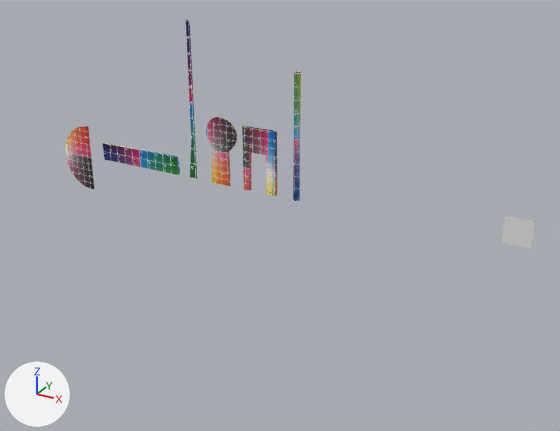
What one commit did to the Blender file public/3d/plstmichel.blend.
Camera for both pictures: a 50 mm camera at (9.6, -49.5, 23.1) aimed at (-18.6, 1.7, -2.5). The lights are fixed; the arrows at lower left show +X, +Y and +Z.

Objects in the first picture: 'halfcircle', 'paal', 'paal2', 'plane', 'poortje', 'rechthoek', 'sleutelgat'.
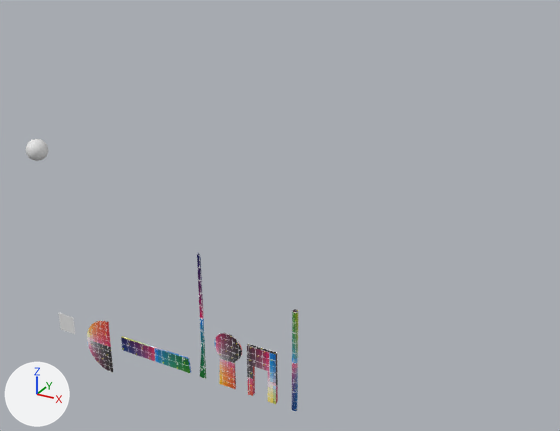
Pixel boxes (x1, y1, x2, y2) of what changed, in the pictures (560 x 431 px):
'poortje', moved
    before: (242, 126, 277, 196)
    after: (247, 344, 278, 404)
'sleutelgat', moved
    before: (206, 116, 237, 186)
    after: (215, 333, 242, 389)
'rechthoek', moved
    before: (103, 143, 181, 175)
    after: (121, 337, 191, 373)
'halfcircle', moved
    before: (65, 126, 94, 190)
    after: (87, 321, 113, 373)
'paal', moved
    before: (293, 72, 301, 201)
    after: (292, 309, 298, 411)
'paal2', moved
    before: (186, 19, 197, 179)
    after: (197, 253, 206, 379)
'plane', moved
    before: (502, 216, 535, 249)
    after: (58, 313, 75, 334)
'sphere', added
    after: (26, 139, 48, 161)

The change in detail:
Mesh me_sphere is new.
It is a UV sphere (32 segments, 16 rings, poles along z) spanning x -1.0..1.0, y -1.0..1.0, z -1.0..1.0.
Object 'paal' (ob_paal) moves from (-16.2, 0.0, 0.0) to (-16.2, 0.0, -19.93).
Object 'poortje' (ob_poortje) moves from (-19.52, 0.0, 0.04) to (-19.52, 0.0, -19.89).
Object 'sleutelgat' (ob_sleutelgat) moves from (-23.08, 0.0, 0.0) to (-23.08, 0.0, -19.93).
Object 'paal2' (ob_paal2) moves from (-25.76, 0.0, 0.0) to (-25.76, 0.0, -19.93).
Object 'rechthoek' (ob_rechthoek) moves from (-31.46, -0.01, 0.05) to (-31.46, -0.01, -19.89).
Object 'halfcircle' (ob_halfcircle) moves from (-36.95, 0.0, 0.0) to (-36.95, 0.0, -19.93).
Object 'plane' (ob_plane) moves from (0.68, 0.0, 0.0) to (-42.55, 0.0, -19.93).
Object 'sphere' (ob_sphere) is new; it shows me_sphere.
Its location is (-42.58, -0.89, 0.04).
